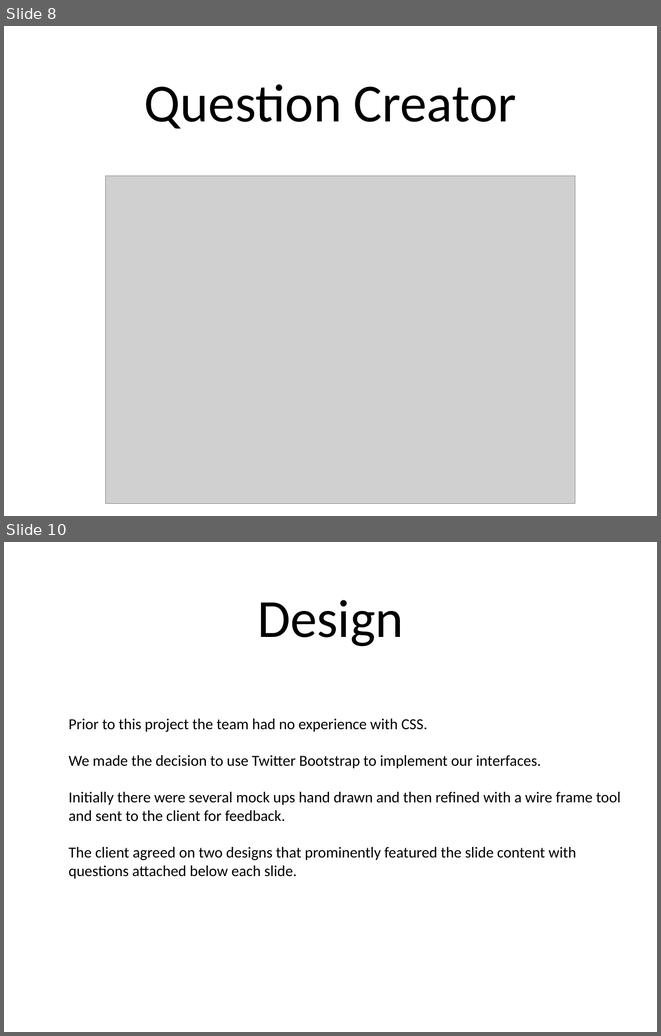
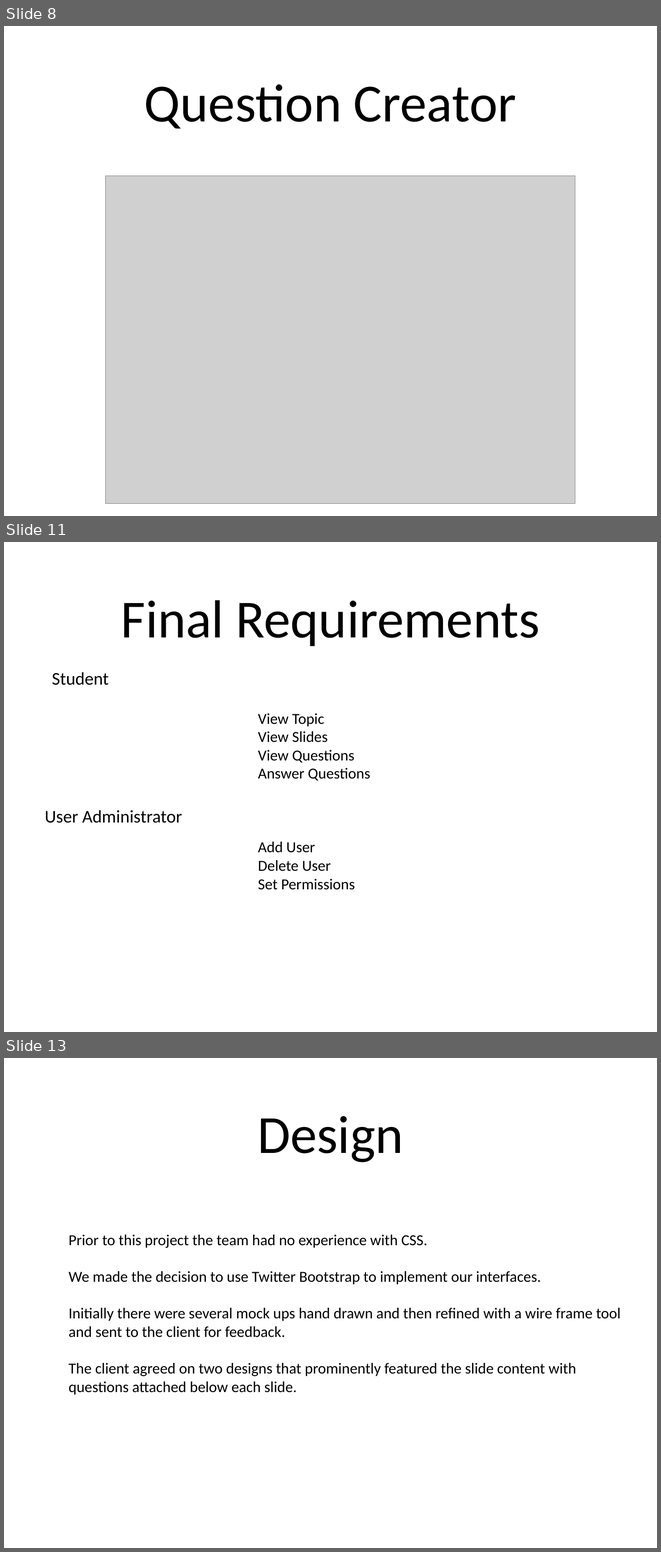
Before and after one commit to Stringsy/team-project, a slide deck: Documentation/Team V Project Presentation.ppt. Shown one above the other, each under a label of ours: slides 8 and 10 before the commit, slides 8, 11 and 13 after it; the slides between them are not shown. The pictures are 661x1036 and 661x1552 pixels, drawn with LibreOffice and Linux fonts; fonts in the diff are those of the drawing; grey boxes stand for pictures. Boxes give left, top, right and bottom in pixels: in the first picture for what was removed or moved away, otherwise in the second. Text is boxed around its words. In the diff, an @@ line names an element or a change of style, - is before the commit and + after.

```diff
--- a/Documentation/Team V Project Presentation.ppt
+++ b/Documentation/Team V Project Presentation.ppt
@@ slide 11 added at (x1=4, y1=542, x2=657, y2=1032), background #FFFFFF @@
@@ title added at (x1=121, y1=600, x2=540, y2=646), 84 pt, text #000000 @@
+Final Requirements
@@ text added at (x1=52, y1=672, x2=108, y2=685), 28 pt, text #000000 @@
+Student
@@ text added at (x1=258, y1=713, x2=370, y2=780), 24 pt, text #000000 @@
+View Topic
+View Slides
+View Questions
+Answer Questions
@@ text added at (x1=45, y1=810, x2=182, y2=823), 28 pt, text #000000 @@
+User Administrator
@@ text added at (x1=258, y1=841, x2=355, y2=890), 24 pt, text #000000 @@
+Add User
+Delete User
+Set Permissions
@@ what was slide 10 is now slide 13 @@
```
Also in this commit, not shown: 3 other slides added, 1 slide removed.
